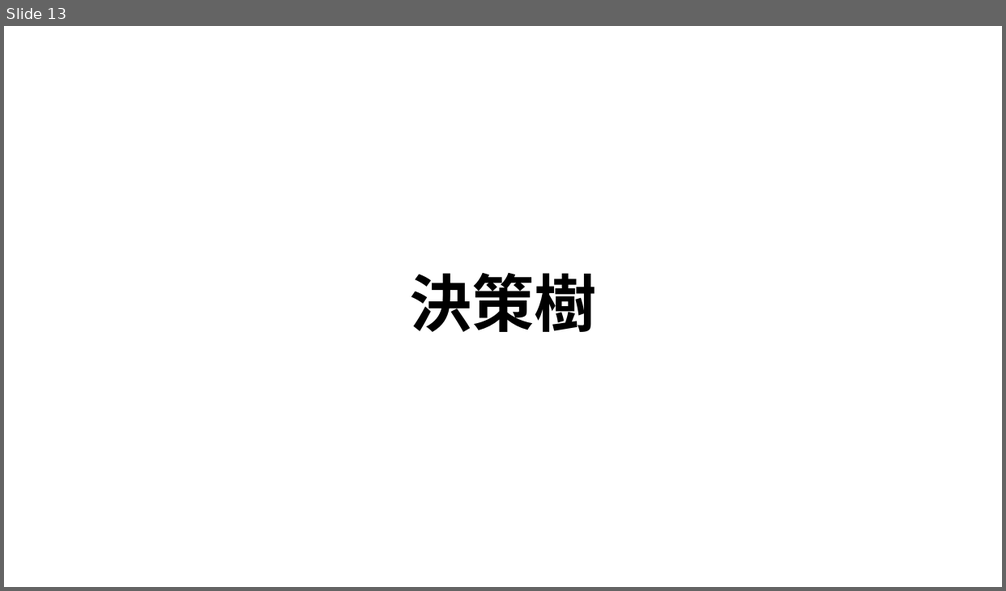
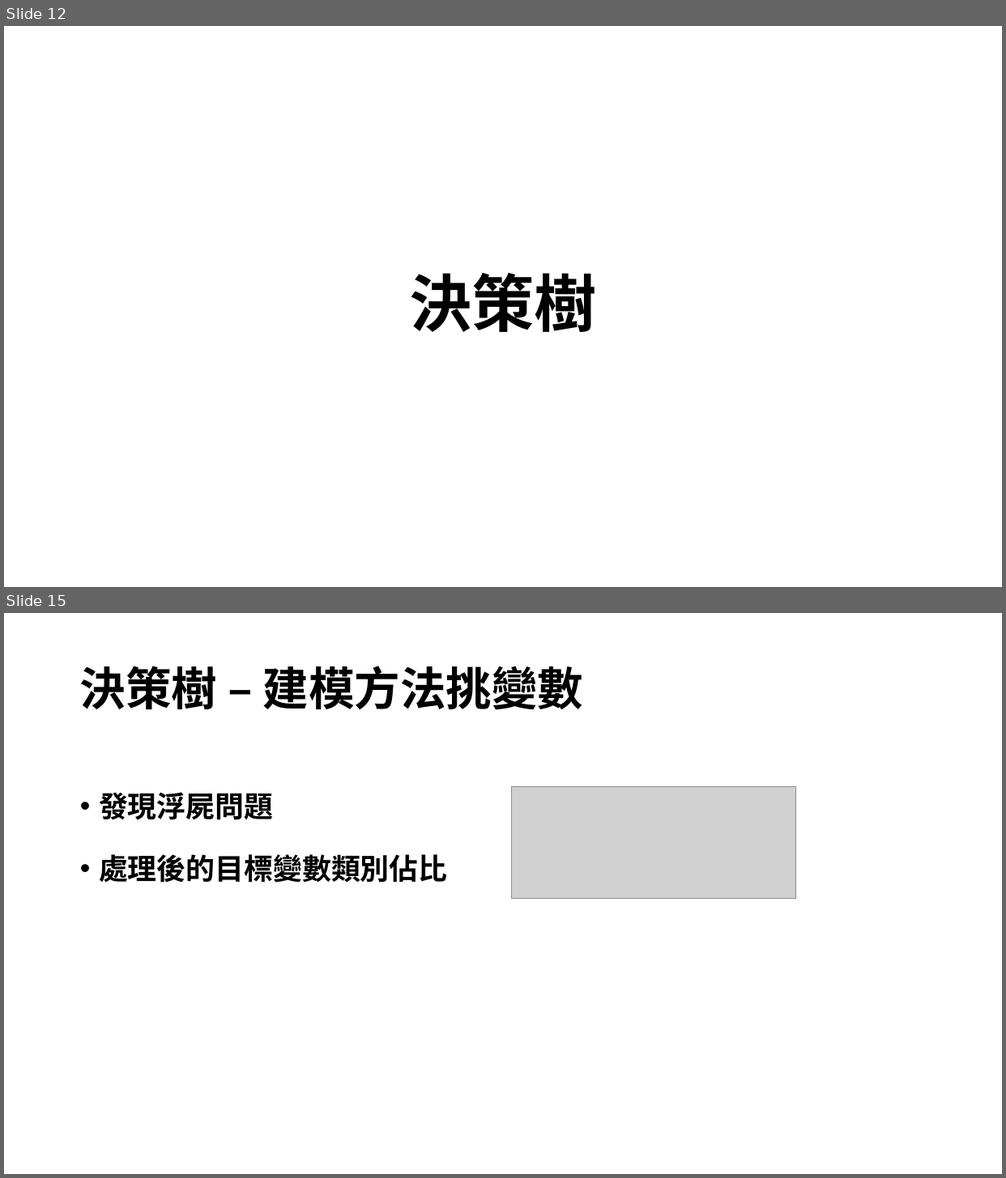
Before and after one commit to RyanLin987/Data-Mining-Project, a slide deck: 採礦期末報告.pptx. Shown one above the other, each under a label of ours: slide 13 before the commit, slides 12 and 15 after it; the slides between them are not shown. The pictures are 1006x591 and 1006x1178 pixels, drawn with LibreOffice and Linux fonts; fonts in the diff are those of the drawing; grey boxes stand for pictures. Boxes give left, top, right and bottom in pixels: in the first picture for what was removed or moved away, otherwise in the second. Text is boxed around its words. In the diff, an @@ line names an element or a change of style, - is before the commit and + after.

```diff
--- a/採礦期末報告.pptx
+++ b/採礦期末報告.pptx
@@ slide 15 added at [4, 613, 1002, 1174], background #FFFFFF @@
@@ title added at [80, 666, 583, 710], 44 pt, text #000000, bold @@
+決策樹 – 建模方法挑變數
@@ text added at [99, 792, 448, 883], 28 pt, text #000000, bold @@
+• 發現浮屍問題
+• 處理後的目標變數類別佔比
@@ picture added at [512, 787, 796, 899] @@
@@ what was slide 13 is now slide 12 @@
```
Also in this commit, not shown: 5 slides changed, 24 other slides added, 16 slides removed, 2 other files.
